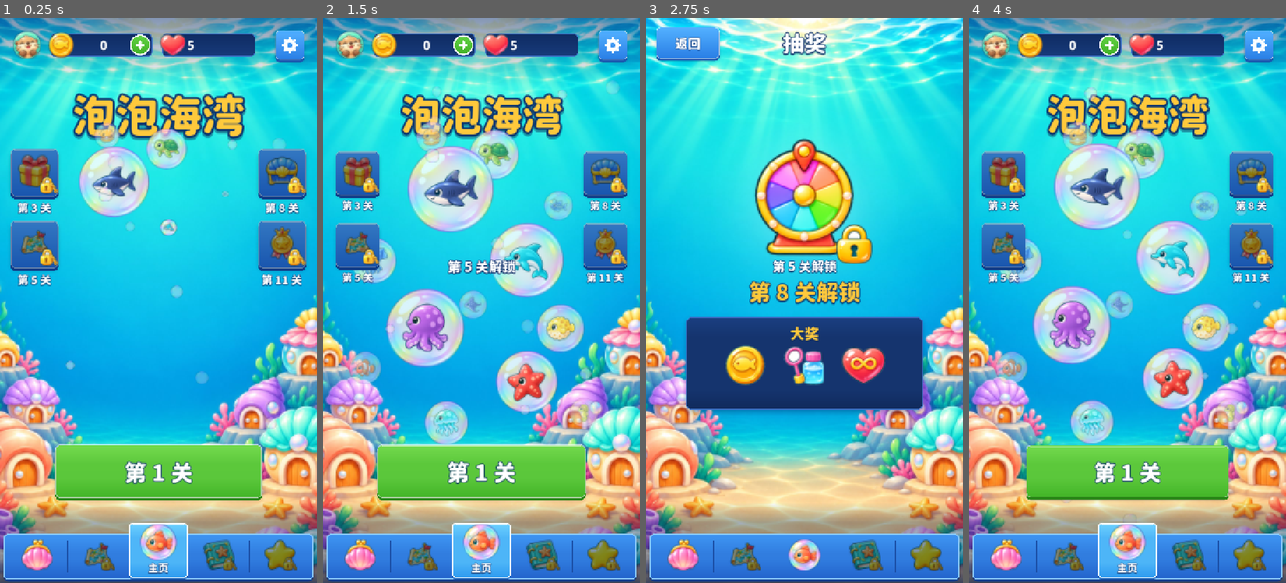
Above: before the commit, frames 1-4 (left to right).
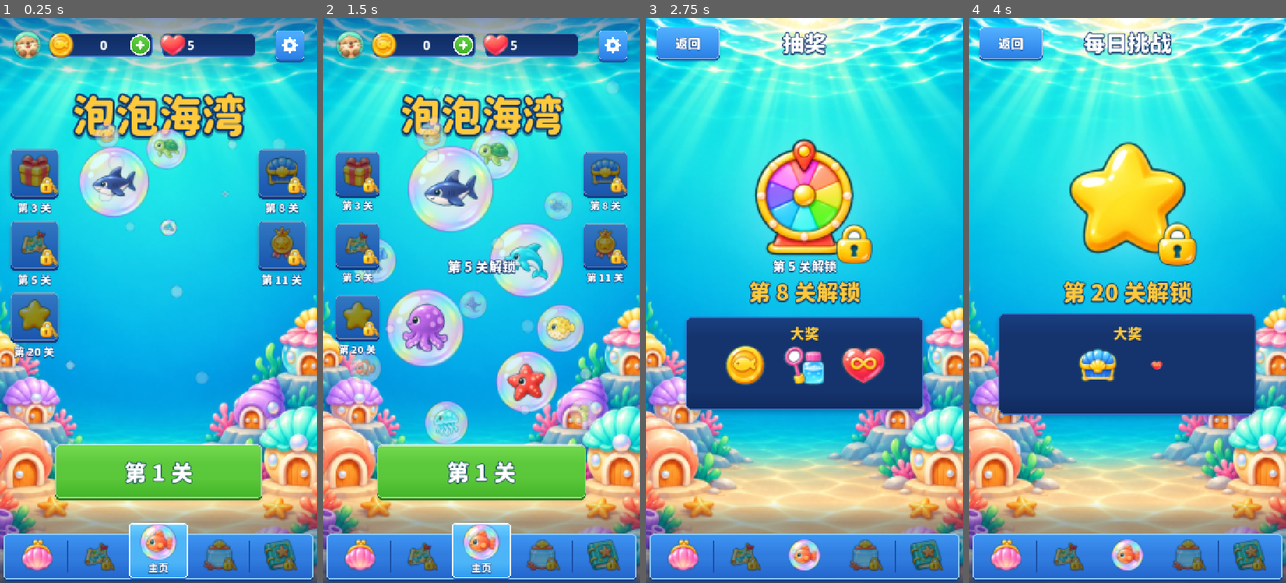
Above: after the commit, the same moments.

Repository: crazyniu/fishsort
Game: Godot game, scene res://scenes/main.tscn
Same seed, same stepped clock (60 frames per second), same inputs: the game is played once before the commit and once after it.
Inputs (mouse positions are in pixels of both pictures, inside the frame that each line leads up to):
- Up to frame 1 (0.25 s): no input
- Up to frame 2 (1.5 s): click (357, 181) at 0.52 s; click (357, 255) at 1.27 s
- Up to frame 3 (2.75 s): click (928, 181) at 2.02 s
- Up to frame 4 (4 s): click "返回" at 2.75 s; click (1003, 323) at 3.52 s

The runs differ from the first frame. In frame 1, 2.3% of the frame differs, in the area x 3-94%, y 48-98%; in frame 2, 2.1%; in frame 3, 0.8%; in frame 4, 54%, in the area x 0-100%, y 0-100%.

Commit message:
feat(home): 底栏改为商店·家园·主页·收藏·图鉴；每日挑战移到主页入口
- 集卡页改名「收藏」
- 新增「图鉴」：记录局内救过的生物，每种救够数量领金币（core Dex + 测试 + 页面）
- 每日挑战改为主页左侧入口进去的子页面

Co-Authored-By: Claude Fable 5.2 <noreply@anthropic.com>

Diff:
--- a/config/economy.json
+++ b/config/economy.json
@@ -166,6 +166,10 @@
       "unlimited": 10800
     }
   },
+  "dex": {
+    "tiers": [30, 100, 300],
+    "coins": [200, 500, 1500]
+  },
   "dailyChallenge": {
     "levelStep": 5,
     "retryCoins": 300,
@@ -183,6 +187,7 @@
     "skill_net": 9,
     "rank": 11,
     "skill_current": 12,
+    "dex": 10,
     "daily": 20,
     "homeBase": 30
   },
--- a/config/game_ui.json
+++ b/config/game_ui.json
@@ -110,6 +110,7 @@
     "album": { "title": "H_FINAL_PRIZE", "items": [["res://assets/ui/coin.png", "10000"], ["res://assets/ui/tool_net.png", "×12"], ["res://assets/ui/heart_inf.png", "3h"]] },
     "rank": { "title": "H_GRAND_PRIZE", "items": [["res://assets/ui/coin.png", ""], ["res://assets/ui/heart_inf.png", ""]] },
     "wheel": { "title": "H_GRAND_PRIZE", "items": [["res://assets/ui/coin.png", ""], ["res://assets/ui/tool_blow.png", ""], ["res://assets/ui/heart_inf.png", ""]] },
+    "dex": { "title": "H_GRAND_PRIZE", "items": [["res://assets/ui/coin.png", "2200"]] },
     "daily": { "title": "H_GRAND_PRIZE", "items": [["res://assets/ui/chest_closed.png", ""], ["res://assets/ui/heart_inf.png", ""]] },
     "homeBase": { "title": "H_GRAND_PRIZE", "items": [["res://assets/ui/chest_closed.png", ""], ["res://assets/ui/coin.png", ""], ["res://assets/ui/star.png", ""]] }
   },
--- a/i18n/strings.csv
+++ b/i18n/strings.csv
@@ -12,7 +12,7 @@
 UI_LOSE_TIMEOUT,限时缸超时了,Time ran out
 UI_LOSE_STUCK,没有可以点的鱼了,No fish left to tap
 UI_COINS_GAIN,金币 +%d,Coins +%d
-UI_CARD_NEW,新图鉴卡：%s,New card: %s
+UI_CARD_NEW,新收藏卡：%s,New card: %s
 UI_CARD_DUPE,重复卡 %s，换成金币 +%d,Duplicate %s: coins +%d
 UI_DOUBLE_COINS,看广告 双倍金币,Watch ad: double coins
 UI_NEXT_LEVEL,下一关,Next level
@@ -43,7 +43,7 @@
 UI_TAB_SHOP,商店,Shop
 UI_TAB_MAIN,主页,Play
 UI_TAB_RANK,排行,Rank
-UI_TAB_COLLECTION,图鉴,Album
+UI_TAB_COLLECTION,收藏,Cards
 UI_FREE_COINS,免费金币 +%d,Free coins +%d
 UI_WATCH_AD_LEFT,看广告（今日剩 %d 次）,Watch ad (%d left today)
 UI_OWNED,已有 %d,Owned %d
@@ -67,15 +67,15 @@
 UI_COLLECTED,已收集 %d/%d,Collected %d/%d
 UI_RATES_TITLE,概率公示,Drop rates
 UI_RATES_LEVEL_1,过关卡,Level card
-UI_RATES_LEVEL_2,每次过关随机得 1 张普通图鉴，每 3 关至少 1 张新的,Each clear gives 1 random common card; a new one at least every 3 clears
+UI_RATES_LEVEL_2,每次过关随机得 1 张普通收藏卡，每 3 关至少 1 张新的,Each clear gives 1 random common card; a new one at least every 3 clears
 UI_RATES_PITY,连续没出新卡时会保底一张新卡,A new card is guaranteed after a dry streak
-UI_CARD_GET,图鉴获得 %s,New in album: %s
+UI_CARD_GET,收藏获得 %s,New in album: %s
 UI_CARD_AGAIN,%s 已收集，换成 %d 金币,%s already collected: +%d coins
 UI_TAP_CONTINUE,点击任意位置继续,Tap anywhere to continue
 UI_NEW,新,NEW
 UI_COMBO_COINS,连击金币 +%d,Combo coins +%d
 UI_BEST_COMBO,最高连击 %d，奖励金币 +%d,Best combo %d: coins +%d
-UI_COMBO_CARD,连击送图鉴！,Combo card!
+UI_COMBO_CARD,连击送收藏卡！,Combo card!
 UI_LEVEL_COINS,过关金币 +%d,Clear coins +%d
 TIP_LAYER,被压住的气泡要先点开上面的,Pop the bubbles on top first
 TIP_CHAIN,锁链泡：每装满一缸，数字减 1,Chained: each full tank lowers the number
@@ -137,7 +137,7 @@
 H_UNLOCKS_AT,第 %d 关解锁,Unlocks at level %d
 H_FEAT_SIGNIN,签到,Daily gift
 H_FEAT_LEVELS,选关,Levels
-H_FEAT_COLLECTION,图鉴,Album
+H_FEAT_COLLECTION,收藏,Cards
 H_FEAT_WHEEL,抽奖,Spin
 H_FEAT_RANK,排行,Rank
 H_FEAT_SHOP,商店,Shop
@@ -160,7 +160,7 @@
 H_PROFILE,个人资料,Profile
 H_CUR_LEVEL,当前关,Level
 H_BEST_COMBO,最高连击,Best combo
-H_COLLECTION,图鉴进度,Album
+H_COLLECTION,收藏进度,Cards
 H_ODDS,概率,Odds
 H_ODDS_NOTE_1,十连保底 1 张稀有以上,Ten pulls guarantee a Rare or better
 H_ODDS_NOTE_2,连续 30 次没出史诗以上，下一次必出,"After 30 pulls without Epic+, the next is guaranteed"
@@ -170,7 +170,7 @@
 H_PRIZE_COIN,金币,Coins
 H_PRIZE_SKILL,技能,Skill
 H_PRIZE_INF,无限生命,Unlimited lives
-H_PRIZE_CARD,图鉴卡·%s,Card · %s
+H_PRIZE_CARD,收藏卡·%s,Card · %s
 H_PRIZE_CHEST,宝箱,Chest
 H_PRIZE_BIG_CHEST,大宝箱,Big chest
 H_PRIZE_SPIN,抽奖次数,Spin
@@ -217,3 +217,5 @@
 DAILY_CHEST,每日宝箱,Daily chest
 DAILY_BIG_CHEST,七日大宝箱,7-day chest
 DAILY_RETRY,再试一次,Try again
+UI_TAB_DEX,图鉴,Dex
+DEX_MET,已遇见 %d/%d 种,Met %d/%d
--- /dev/null
+++ b/src/core/meta/dex.gd
@@ -0,0 +1,65 @@
+class_name Dex
+extends RefCounted
+## 生物图鉴，见 docs/01 第 5.13 节。记录局内救过的每种生物和数量；
+## 每种救够几档数量各领一次金币。配置在 economy.json 的 dex。
+
+
+static func fresh() -> Dictionary:
+	return {"seen": {}, "claimed": {}}
+
+
+## 过关时记账。counts: { 生物 id: 这一关救了几只 }
+static func record(save: Dictionary, counts: Dictionary) -> void:
+	var seen: Dictionary = save["dex"]["seen"]
+	for id: String in counts:
+		seen[id] = int(seen.get(id, 0)) + int(counts[id])
+
+
+static func count(save: Dictionary, id: String) -> int:
+	return int(save["dex"]["seen"].get(id, 0))
+
+
+## 已经领到第几档（0 = 还没领过）
+static func claimed_tier(save: Dictionary, id: String) -> int:
+	return int(save["dex"]["claimed"].get(id, 0))
+
+
+## 救的数量够到第几档
+static func reached_tier(save: Dictionary, eco: Dictionary, id: String) -> int:
+	var n: int = count(save, id)
+	var tier: int = 0
+	for need: int in eco["dex"]["tiers"]:
+		if n >= need:
+			tier += 1
+	return tier
+
+
+static func can_claim(save: Dictionary, eco: Dictionary, id: String) -> bool:
+	return reached_tier(save, eco, id) > claimed_tier(save, id)
+
+
+## 下一档要救多少只；全部领完返回 0
+static func next_need(save: Dictionary, eco: Dictionary, id: String) -> int:
+	var tiers: Array = eco["dex"]["tiers"]
+	var at: int = claimed_tier(save, id)
+	return int(tiers[at]) if at < tiers.size() else 0
+
+
+## 领下一档的金币，返回金币数；不能领返回 0
+static func claim(save: Dictionary, eco: Dictionary, id: String) -> int:
+	if not can_claim(save, eco, id):
+		return 0
+	var at: int = claimed_tier(save, id)
+	var coins: int = int(eco["dex"]["coins"][at])
+	save["dex"]["claimed"][id] = at + 1
+	save["coins"] = int(save["coins"]) + coins
+	return coins
+
+
+## 有几种生物有奖可领（页签红点用）
+static func claimable(save: Dictionary, eco: Dictionary) -> int:
+	var n: int = 0
+	for id: String in save["dex"]["seen"]:
+		if can_claim(save, eco, id):
+			n += 1
+	return n
--- a/src/core/meta/features.gd
+++ b/src/core/meta/features.gd
@@ -1,7 +1,7 @@
 class_name Features
 extends RefCounted
 ## 功能开放关，见 docs/01 第 5.3 节。level 传玩家当前所在关（save["level"]）。
-## 功能名：signin、levelSelect、album、wheel、rank、daily、homeBase、
+## 功能名：signin、levelSelect、album、wheel、rank、daily、dex、homeBase、
 ## skill_shuffle、skill_blow、skill_net、skill_current
 
 
--- a/src/core/meta/player_data.gd
+++ b/src/core/meta/player_data.gd
@@ -19,6 +19,7 @@
 		"cards": {},
 		"album": {"claimed": [], "final": false},
 		"challenge": DailyChallenge.fresh(),
+		"dex": Dex.fresh(),
 		"signin": {"count": 0, "lastDay": -1, "doubledDay": -1},
 		"week": {"id": -1, "cleared": 0},
 		"daily": Daily.fresh(-1),
--- a/src/game/game_screen.gd
+++ b/src/game/game_screen.gd
@@ -631,6 +631,7 @@
 func _show_win() -> void:
 	_won = true
 	_save_best()
+	_record_dex()
 	if daily:
 		_daily_win()
 		return
@@ -738,6 +739,15 @@
 	_play(Rules.revive(_s))
 
 
+## 过关时把这一关救的生物记进图鉴（每个鱼缸装满就是救了 cap 只）
+func _record_dex() -> void:
+	var counts: Dictionary = {}
+	for o: Dictionary in _lv.orders:
+		var id: String = _species[int(o["s"])]
+		counts[id] = int(counts.get(id, 0)) + int(o["cap"])
+	Dex.record(Save.data, counts)
+
+
 # ---------- 每日挑战 ----------
 
 
--- a/src/ui/collection_page.gd
+++ b/src/ui/collection_page.gd
@@ -1,6 +1,6 @@
 class_name CollectionPage
 extends HomePage
-## 图鉴页（docs/01 §5.4）：60 张收藏卡分成几册，每册按关开放。
+## 收藏页（docs/01 §5.4）：60 张收藏卡分成几册，每册按关开放。
 ## 首页是册子列表和总进度；点一册进去看这一册的卡，集齐领大奖；全部集齐领终极大奖。
 
 const LIST_TOP := 190.0
--- a/src/ui/daily_page.gd
+++ b/src/ui/daily_page.gd
@@ -8,6 +8,8 @@
 
 func build() -> void:
 	title(tr("UI_TAB_DAILY"))
+	# 每日挑战是主页的子页面，左上角返回
+	btn(self, tr("H_BACK"), UiKit.BLUE, Vector2(24, 24), Vector2(150, 70), _on_back, 30)
 	var day: int = Save.today()
 	var save: Dictionary = Save.data
 	var cfg: Dictionary = Config.eco["dailyChallenge"]
@@ -108,6 +110,10 @@
 		coin_price(pay, price)
 
 
+func _on_back() -> void:
+	host.go_tab(HomeScreen.TAB_MAIN)
+
+
 func _start_free() -> void:
 	if DailyChallenge.enter(Save.data, Config.eco, Save.today(), "free"):
 		_go()
--- /dev/null
+++ b/src/ui/dex_page.gd
@@ -0,0 +1,84 @@
+class_name DexPage
+extends HomePage
+## 图鉴页（docs/01 §5.13）：局内出场的生物，救过才亮；每种救够数量领金币。
+
+const ROW_H := 232.0
+
+
+func build() -> void:
+	add(UiKit.piece("deep"), Vector2(12, 4), Vector2(W - 24, size.y - 14.0))
+	title(tr("UI_TAB_DEX"))
+	var pool: Array = Config.species.filter(
+		func(sp: Dictionary) -> bool: return bool(sp.get("inLevel", false))
+	)
+	var met: int = pool.filter(func(sp: Dictionary) -> bool: return _count(sp) > 0).size()
+	add(UiKit.label(tr("DEX_MET") % [met, pool.size()], 26), Vector2(0, 88), Vector2(W, 36))
+	var scroll := ScrollContainer.new()
+	scroll.horizontal_scroll_mode = ScrollContainer.SCROLL_MODE_DISABLED
+	scroll.clip_contents = true
+	add(scroll, Vector2(12, 134), Vector2(W - 24, size.y - 14.0 - 134.0))
+	var inner := Control.new()
+	inner.mouse_filter = Control.MOUSE_FILTER_PASS
+	scroll.add_child(inner)
+	var col_w: float = (W - 24 - 32) / 3.0
+	for n: int in pool.size():
+		var cell := _cell(pool[n], col_w - 12.0)
+		add_to(inner, cell, Vector2(22 + (n % 3) * col_w, (n / 3) * ROW_H + 6.0))
+		if n < 9:
+			Anim.pop_in(cell, 0.03 * n, 0.25)
+	inner.custom_minimum_size = Vector2(W - 24, ceili(pool.size() / 3.0) * ROW_H + 8)
+
+
+func _count(sp: Dictionary) -> int:
+	return Dex.count(Save.data, sp["id"])
+
+
+## 一格：气泡里的生物、名字、救了多少只；有奖时下面是领取按钮，否则是到下一档的进度
+func _cell(sp: Dictionary, w: float) -> Control:
+	var id: String = sp["id"]
+	var n: int = _count(sp)
+	var cell := UiKit.piece("popup_row")
+	cell.mouse_filter = Control.MOUSE_FILTER_PASS
+	cell.size = Vector2(w, ROW_H - 12.0)
+	cell.pivot_offset = cell.size / 2.0
+	var bubble := UiKit.icon("res://assets/ui/bubble.png", 116)
+	add_to(cell, bubble, Vector2((w - 116.0) / 2.0, 8))
+	var fish := UiKit.icon("res://assets/fish/%s.png" % id, 76)
+	add_to(cell, fish, Vector2((w - 76.0) / 2.0, 28), Vector2(76, 76))
+	if n == 0:
+		fish.modulate = Color(0.04, 0.14, 0.3, 0.85)
+		add_to(cell, UiKit.label(tr("UI_UNKNOWN"), 24), Vector2(0, 128), Vector2(w, 34))
+		return cell
+	Anim.wiggle(fish, 6.0, 1.8, randf())
+	add_to(cell, UiKit.label(str(sp["name"]), 24), Vector2(0, 124), Vector2(w, 34))
+	if Dex.can_claim(Save.data, Config.eco, id):
+		var take := btn(
+			cell,
+			tr("ALBUM_TAKE"),
+			UiKit.GREEN,
+			Vector2(20, 160),
+			Vector2(w - 40.0, 52),
+			_claim.bind(id),
+			26
+		)
+		Anim.pulse(take, 1.06, 0.9)
+		return cell
+	var need: int = Dex.next_need(Save.data, Config.eco, id)
+	var text: String = "%d/%d" % [n, need] if need > 0 else str(n)
+	add_to(cell, UiKit.piece("chip"), Vector2(20, 168), Vector2(w - 40.0, 30))
+	if need > 0:
+		var fill_w: float = maxf(26.0, (w - 40.0) * minf(1.0, float(n) / need))
+		add_to(cell, UiKit.piece("fill"), Vector2(20, 168), Vector2(fill_w, 30))
+	add_to(cell, UiKit.label(text, 22), Vector2(0, 166), Vector2(w, 34))
+	return cell
+
+
+func _claim(id: String) -> void:
+	var coins: int = Dex.claim(Save.data, Config.eco, id)
+	if coins <= 0:
+		return
+	Save.save()
+	var prizes: Array = [{"kind": "coin", "amount": coins}]
+	MetaPopups.prize_reveal(host, prizes, tr("UI_TAB_DEX")).buttons[0].pressed.connect(
+		host.refresh_all
+	)
--- a/src/ui/home_popups.gd
+++ b/src/ui/home_popups.gd
@@ -18,6 +18,7 @@
 	"wheel": "H_FEAT_WHEEL",
 	"rank": "H_FEAT_RANK",
 	"daily": "UI_TAB_DAILY",
+	"dex": "UI_TAB_DEX",
 	"homeBase": "UI_TAB_BASE",
 }
 
@@ -341,6 +342,8 @@
 			return "res://assets/ui/tab_shop.png"
 		"daily":
 			return "res://assets/ui/star.png"
+		"dex":
+			return "res://assets/ui/tab_collection.png"
 		"homeBase":
 			return "res://assets/ui/tab_levels.png"
 	return HomePrize.skill_icon(feature.substr(6))
--- a/src/ui/home_screen.gd
+++ b/src/ui/home_screen.gd
@@ -1,11 +1,11 @@
 class_name HomeScreen
 extends Control
-## 主界面：顶栏 + 中间页面 + 底部五个页签（商店 · 家园 · 主页 · 图鉴 · 每日挑战）。
+## 主界面：顶栏 + 中间页面 + 底部五个页签（商店 · 家园 · 主页 · 收藏 · 图鉴）。
 ## 数据与动作全部走 HomeModel，真实逻辑接入时只换那一个文件。
 
-## 底栏五个页签：商店、家园、主页、图鉴、每日挑战（docs/01 §5.3）。
-## 抽奖和排行不占页签，是从主页入口进去的子页面；选关也从主页入口打开
-enum { TAB_SHOP, TAB_BASE, TAB_MAIN, TAB_COLLECTION, TAB_DAILY, TAB_WHEEL, TAB_RANK }
+## 底栏五个页签：商店、家园、主页、收藏（集卡）、图鉴（救过的生物），见 docs/01 §5.3。
+## 抽奖、排行、每日挑战不占页签，是从主页入口进去的子页面；选关也从主页入口打开
+enum { TAB_SHOP, TAB_BASE, TAB_MAIN, TAB_COLLECTION, TAB_DEX, TAB_WHEEL, TAB_RANK, TAB_DAILY }
 
 const W := 750.0
 const BAR_Y := 16.0
@@ -13,17 +13,17 @@
 const TOP_H := 124.0
 const TABS_H := 150.0
 const TAB_KEYS: Array[String] = [
-	"UI_TAB_SHOP", "UI_TAB_BASE", "UI_TAB_MAIN", "UI_TAB_COLLECTION", "UI_TAB_DAILY"
+	"UI_TAB_SHOP", "UI_TAB_BASE", "UI_TAB_MAIN", "UI_TAB_COLLECTION", "UI_TAB_DEX"
 ]
 const TAB_ICONS: Array[String] = [
 	"res://assets/ui/tab_shop.png",
 	"res://assets/ui/tab_levels.png",
 	"res://assets/ui/tab_main.png",
+	"res://assets/ui/tank.png",
 	"res://assets/ui/tab_collection.png",
-	"res://assets/ui/star.png",
 ]
 ## 每个页签对应的功能开放项，空串 = 始终开放
-const TAB_FEATURES: Array[String] = ["", "homeBase", "", "album", "daily", "wheel", "rank"]
+const TAB_FEATURES: Array[String] = ["", "homeBase", "", "album", "dex", "wheel", "rank", "daily"]
 ## 已经排了开放关、但页面还没做的功能：开放后先显示「即将开放」
 const COMING_SOON: Array[String] = ["homeBase"]
 
@@ -246,8 +246,8 @@
 			var lock := UiKit.icon("res://assets/ui/lock.png", 34)
 			lock.position = Vector2(46, 42)
 			icon.add_child(lock)
-		elif TAB_FEATURES[i] == "album" and Album.claimable(Save.data, Config.eco) > 0:
-			# 图鉴有大奖可领：页签上亮红点
+		elif _tab_has_prize(TAB_FEATURES[i]):
+			# 收藏或图鉴有奖可领：页签上亮红点
 			var dot := UiKit.badge("dot_red", 30)
 			dot.position = Vector2(56, -4)
 			icon.add_child(dot)
@@ -258,6 +258,12 @@
 		hot.pressed.connect(_on_tab.bind(i))
 		_stage.add_child(hot)
 	_mark_tabs()
+
+
+func _tab_has_prize(feature: String) -> bool:
+	if feature == "album":
+		return Album.claimable(Save.data, Config.eco) > 0
+	return feature == "dex" and Dex.claimable(Save.data, Config.eco) > 0
 
 
 func _tab_open(i: int) -> bool:
@@ -298,18 +304,16 @@
 
 
 func _make_page(tab: int) -> HomePage:
-	match tab:
-		TAB_SHOP:
-			return ShopPage.new()
-		TAB_WHEEL:
-			return WheelPage.new()
-		TAB_RANK:
-			return RankPage.new()
-		TAB_COLLECTION:
-			return CollectionPage.new()
-		TAB_DAILY:
-			return DailyPage.new()
-	return MainPage.new()
+	var pages: Dictionary = {
+		TAB_SHOP: ShopPage,
+		TAB_WHEEL: WheelPage,
+		TAB_RANK: RankPage,
+		TAB_COLLECTION: CollectionPage,
+		TAB_DEX: DexPage,
+		TAB_DAILY: DailyPage,
+	}
+	var script: GDScript = pages.get(tab, MainPage)
+	return script.new()
 
 
 ## 没开放的页签：页面里是大图标、「第 N 关解锁」和开放后能拿到的大奖预览
--- a/src/ui/main_page.gd
+++ b/src/ui/main_page.gd
@@ -25,10 +25,11 @@
 
 
 func _build_entries() -> void:
-	# 主页两侧：左边签到、选关，右边抽奖、排行。技能在商店
+	# 主页两侧：左边签到、选关、每日挑战，右边抽奖、排行。技能在商店
 	var left: Array = [
 		["signin", "res://assets/ui/gift.png", "UI_SIGNIN", _open_signin],
 		["levelSelect", "res://assets/ui/tab_levels.png", "H_FEAT_LEVELS", _open_levels],
+		["daily", "res://assets/ui/star.png", "UI_TAB_DAILY", _open_daily],
 	]
 	var right: Array = [
 		["wheel", "res://assets/ui/chest_closed.png", "H_FEAT_WHEEL", _open_wheel],
@@ -81,7 +82,7 @@
 
 func _on_entry(feature: String, action: Callable) -> void:
 	_end_guide()
-	if feature == "wheel" or feature == "rank":
+	if feature in ["wheel", "rank", "daily"]:
 		# 没开放也进去：页面里会显示「第 N 关解锁」和大奖预览
 		action.call()
 	elif host.check_unlocked(feature):
@@ -103,6 +104,10 @@
 
 func _open_rank() -> void:
 	host.go_tab(HomeScreen.TAB_RANK)
+
+
+func _open_daily() -> void:
+	host.go_tab(HomeScreen.TAB_DAILY)
 
 
 func _open_levels() -> void:
--- a/tests/test_meta_v2.gd
+++ b/tests/test_meta_v2.gd
@@ -81,6 +81,7 @@
 		"album": 6,
 		"wheel": 8,
 		"rank": 11,
+		"dex": 10,
 		"daily": 20,
 		"homeBase": 30
 	}
@@ -382,3 +383,19 @@
 	eq(DailyChallenge.streak(save, 106), 0, "开完从头数")
 	DailyChallenge.win(save, eco, p[2], 107, 0, Rng.new(8))
 	eq(DailyChallenge.streak(save, 109), 0, "断了一天清零")
+
+
+func test_dex_counts_and_tier_rewards() -> void:
+	var p := _setup()
+	var save: Dictionary = p[0]
+	var eco: Dictionary = p[1]
+	Dex.record(save, {"c01": 29})
+	ok(not Dex.can_claim(save, eco, "c01"), "差 1 只不能领")
+	Dex.record(save, {"c01": 80, "c02": 3})
+	eq(Dex.count(save, "c01"), 109, "累计")
+	eq(Dex.claimable(save, eco), 1, "一种有奖")
+	eq(Dex.claim(save, eco, "c01"), 200, "第一档")
+	eq(Dex.claim(save, eco, "c01"), 500, "一次领一档，够两档可以连着领")
+	eq(Dex.claim(save, eco, "c01"), 0, "第三档还不够")
+	eq(Dex.next_need(save, eco, "c01"), 300, "下一档 300")
+	eq(save["coins"], 700, "金币入账")
Not shown, added: src/core/meta/dex.gd.uid
Not shown, added: src/ui/dex_page.gd.uid
Not shown, changed: art/briefs/batch5_tabs_album.md
Not shown, changed: docs/01-玩法设计.md
Not shown, changed: docs/04-技术架构.md
Not shown, changed: docs/07-里程碑.md
